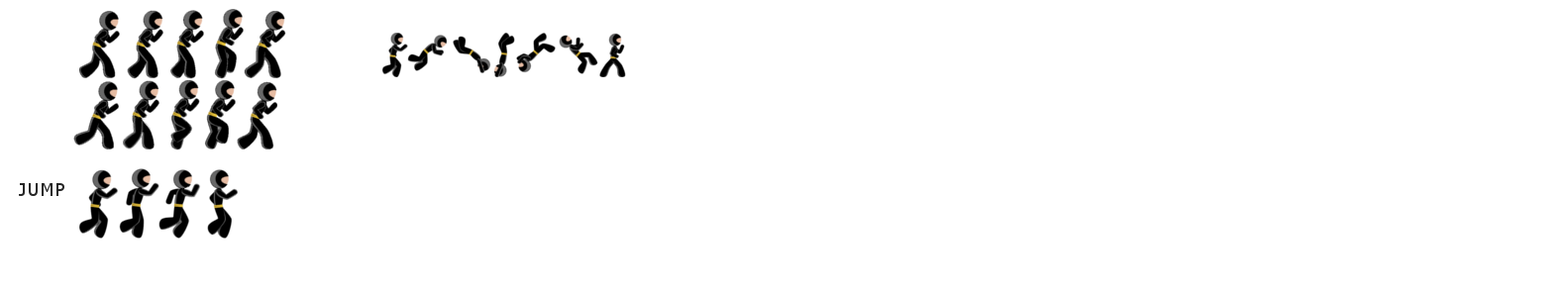
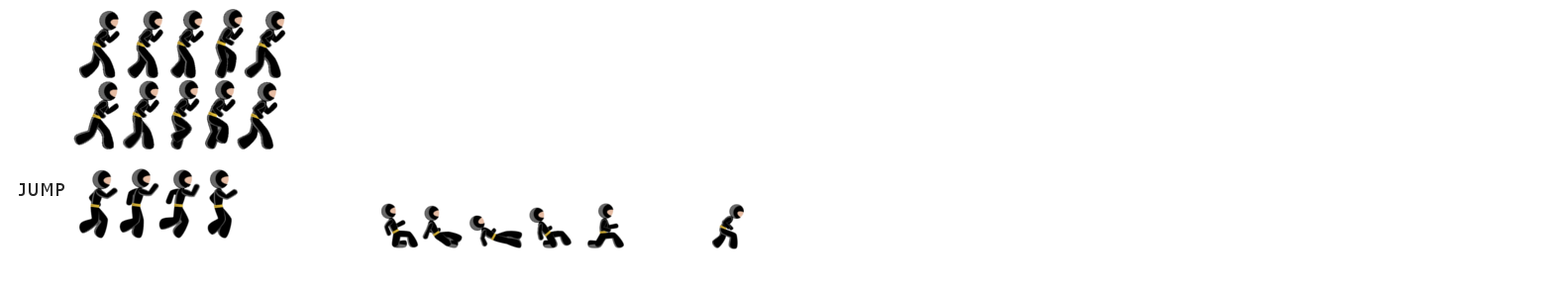
Revision of a layered 1568x295 image; what changed, layer by layer:
added layer "crouch" above "slide" over [712, 204, 744, 250]
added layer "slide" above "turn" over [381, 203, 625, 249]
painted on "turn" over [381, 32, 627, 78]
painted on "Layer" over [381, 32, 744, 250]
